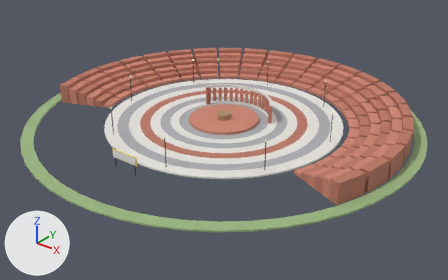
Renders of the glTF model Chromepet/props/open_air_theatre.glb from each side of a commit.
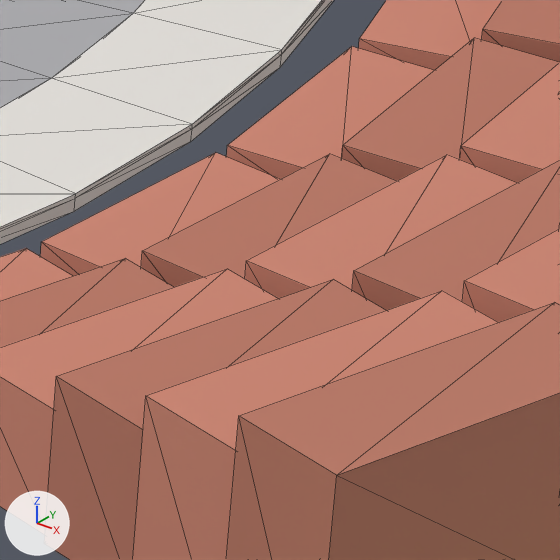
The first picture shows the older version from a camera (50 mm lens) standing at (57.3, -71.6, 41.0) and looking at (1.5, -1.8, -2.2). The close-ups show the older and then the newer version on the part from 69% to 80% of the width and 51% to 68% of the height of that picture. Only the edits that show in the close-ups are written down. The lights are fixed; the arrows at lower left show +X, +Y and +Z. The close-ups show mesh edges as thin lines.

In view in the first close-up: 'Open_Air_Theatre__7', 'Open_Air_Theatre__8', 'Open_Air_Theatre_terraces__100', 'Open_Air_Theatre_terraces__122', 'Open_Air_Theatre_terraces__13', 'Open_Air_Theatre_terraces__14', 'Open_Air_Theatre_terraces__35', 'Open_Air_Theatre_terraces__36', 'Open_Air_Theatre_terraces__56', 'Open_Air_Theatre_terraces__57', 'Open_Air_Theatre_terraces__78', 'Open_Air_Theatre_terraces__79' and 7 more.
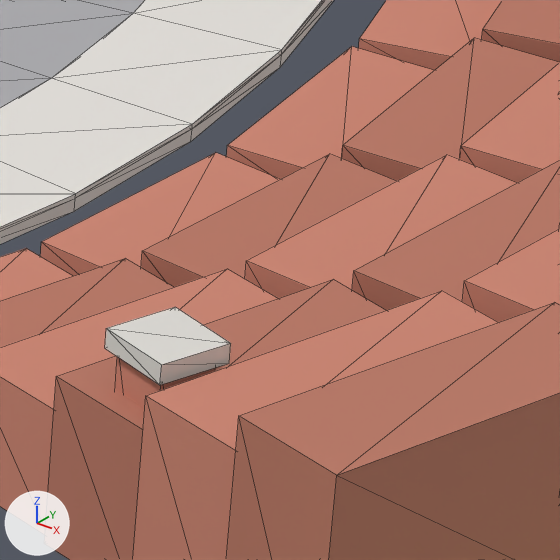
The newer file is also turned or shifted as a whole; pictures and numbers use the older file's frame.

Pixel boxes (x1, y1, x2, y2) of what changed, in the close-ups (560 x 560 px):
'Open_Air_Theatre_entrance__192', added
    after: (105, 307, 231, 385)
'Open_Air_Theatre_entrance__191', added (brown)
    after: (115, 357, 216, 409)

Edits to the bpy script that builds the scene:
```text
Add mat_open_air_theatre_entrance_material_001:
    mat_open_air_theatre_entrance_material_001 = principled_material('Open_Air_Theatre_entrance_material.001')
    mat_open_air_theatre_entrance_material_001.base_color = (0.737, 0.718, 0.678)  # light grey #dfdcd7
    mat_open_air_theatre_entrance_material_001.roughness = 0.85
Add mat_open_air_theatre_entrance_material:
    mat_open_air_theatre_entrance_material = principled_material('Open_Air_Theatre_entrance_material')
    mat_open_air_theatre_entrance_material.base_color = (0.62, 0.239, 0.169)  # brown #ce8672
    mat_open_air_theatre_entrance_material.roughness = 0.85
Add me_open_air_theatre_entrance__192:
    me_open_air_theatre_entrance__192.from_pydata([(-2.807, -125.412, 2.6), (-2.807, -125.412, 2.85), (-2.467, -124.525, 2.6), (-2.467, -124.525, 2.85), (-1.92, -125.752, 2.6), (-1.92, -125.752, 2.85), (-1.58, -124.865, 2.6), (-1.58, -124.865, 2.85)], [], [(1, 3, 0), (4, 1, 0), (0, 3, 2), (2, 4, 0), (1, 7, 3), (5, 1, 4), (5, 7, 1), (3, 7, 2), (6, 4, 2), (2, 7, 6), (6, 5, 4), (7, 5, 6)])
    me_open_air_theatre_entrance__192.materials.append(mat_open_air_theatre_entrance_material_001)  # light grey #dfdcd7
Add me_open_air_theatre_entrance__191:
    me_open_air_theatre_entrance__191.from_pydata([(-2.68, -125.35, 0.0), (-2.68, -125.35, 2.6), (-2.41, -124.65, 0.0), (-2.41, -124.65, 2.6), (-1.98, -125.62, 0.0), (-1.98, -125.62, 2.6), (-1.71, -124.92, 0.0), (-1.71, -124.92, 2.6)], [], [(1, 3, 0), (4, 1, 0), (0, 3, 2), (2, 4, 0), (1, 7, 3), (5, 1, 4), (5, 7, 1), (3, 7, 2), (6, 4, 2), (2, 7, 6), (6, 5, 4), (7, 5, 6)])
    me_open_air_theatre_entrance__191.materials.append(mat_open_air_theatre_entrance_material)  # brown #ce8672
Add ob_open_air_theatre_entrance__192:
    ob_open_air_theatre_entrance__192 = bpy.data.objects.new('Open_Air_Theatre_entrance__192', me_open_air_theatre_entrance__192)
    ob_open_air_theatre_entrance__192.location = (26.0, 116.0, 0.0)
Add ob_open_air_theatre_entrance__191:
    ob_open_air_theatre_entrance__191 = bpy.data.objects.new('Open_Air_Theatre_entrance__191', me_open_air_theatre_entrance__191)
    ob_open_air_theatre_entrance__191.location = (26.0, 116.0, 0.0)
```
